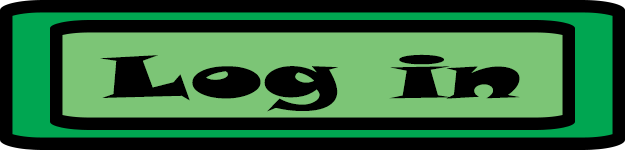
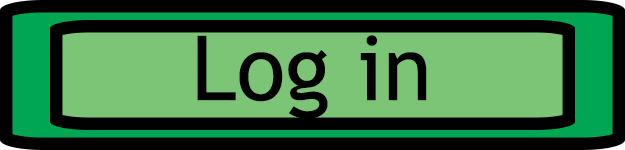
Layered file, before and after one edit (625 × 150). Changes by layer:
painted on "Log in" over bbox(100, 35, 520, 118)
